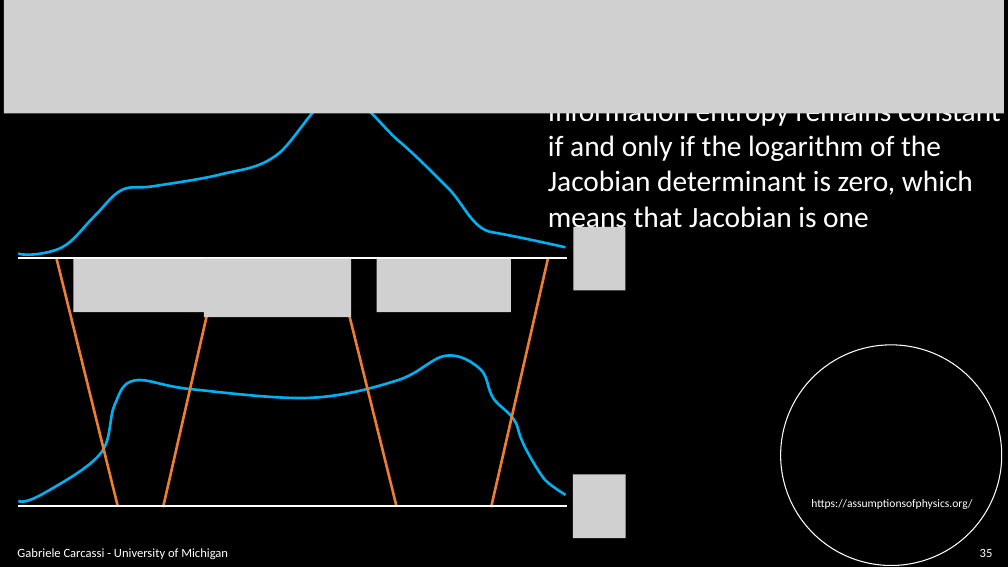
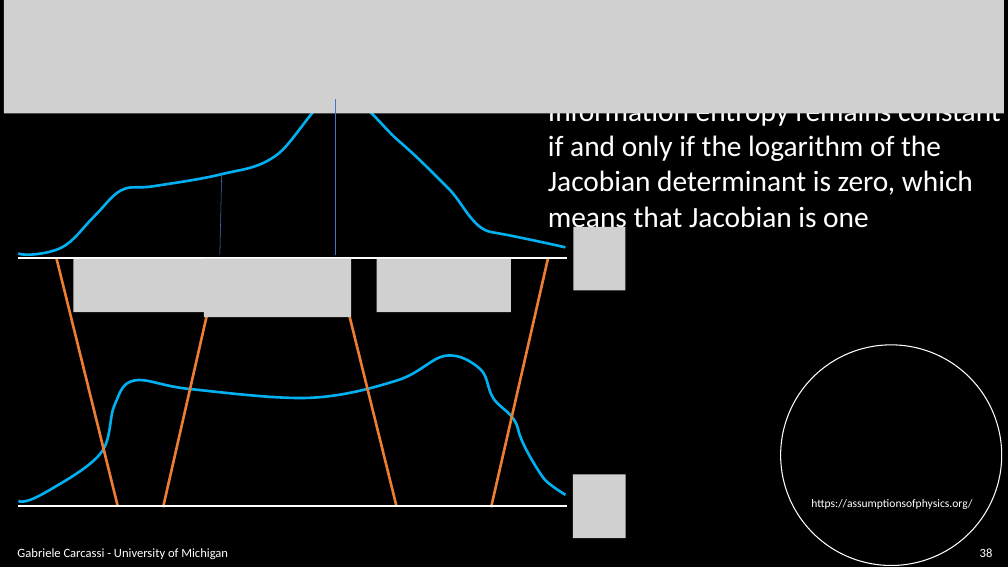
Before and after one commit to assumptionsofphysics/slides, a slide deck: slide 38 of BookCompanions-v2/RP-Class-3.pptx (slide 35 before the commit). Drawn at 1008x567 pixels with LibreOffice and Linux fonts; fonts in the diff are those of the drawing; grey boxes stand for pictures; background and template pictures are left out. Boxes give left, top, right and bottom in pixels: in the first picture for what was removed or moved away, otherwise in the second. Text is boxed around its words. In the diff, an @@ line names an element or a change of style, - is before the commit and + after.

```diff
--- a/BookCompanions-v2/RP-Class-3.pptx
+++ b/BookCompanions-v2/RP-Class-3.pptx
@@ line added from (335, 255) to (335, 99), #4472C4 0.5 pt @@
@@ line added from (220, 255) to (222, 174), #4472C4 0.5 pt @@
@@ page number at [980,548,993,557]: text changed @@
-35
+38
```
Also in this commit, not shown: 12 other slides changed, 3 slides added.
